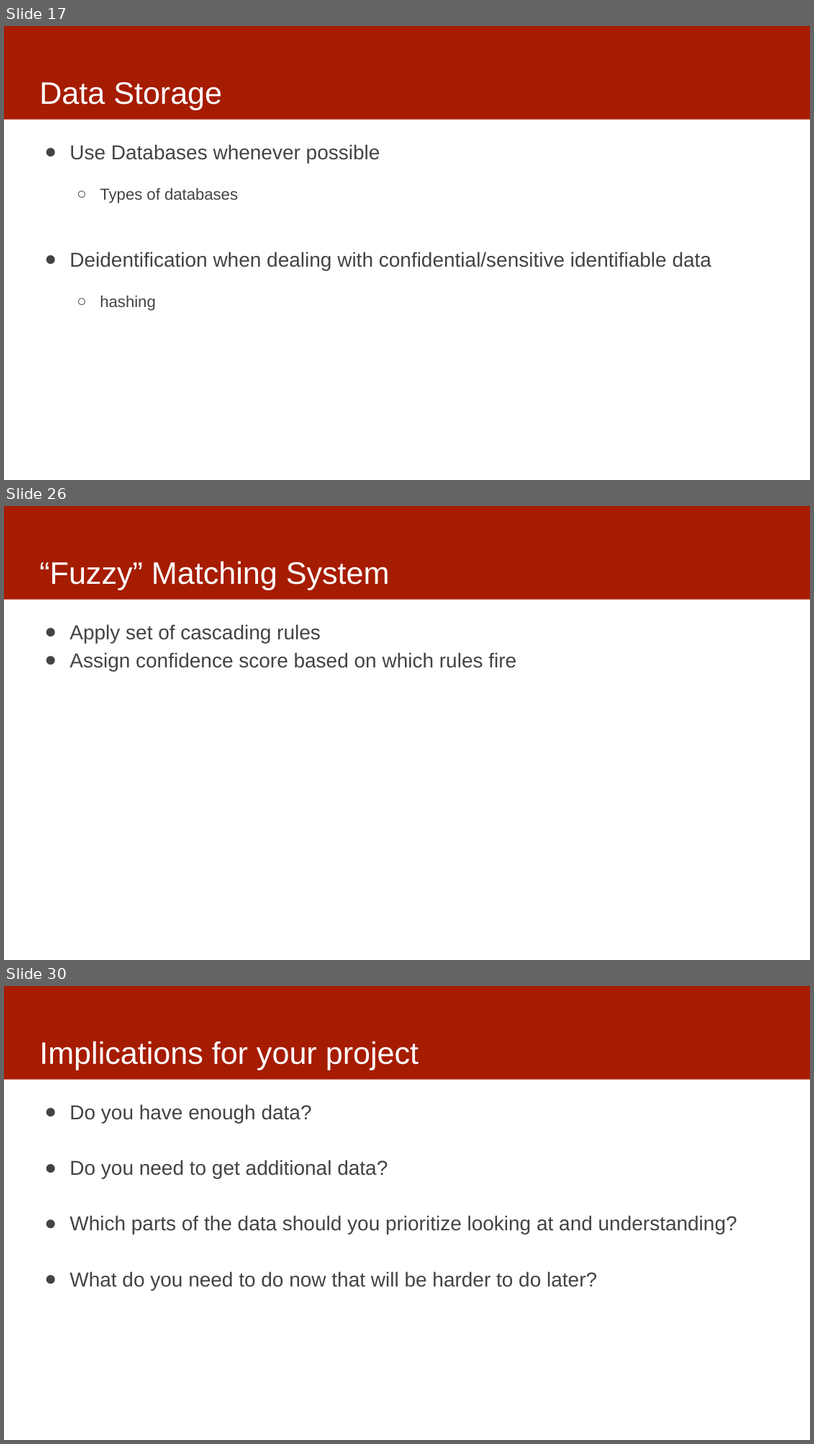
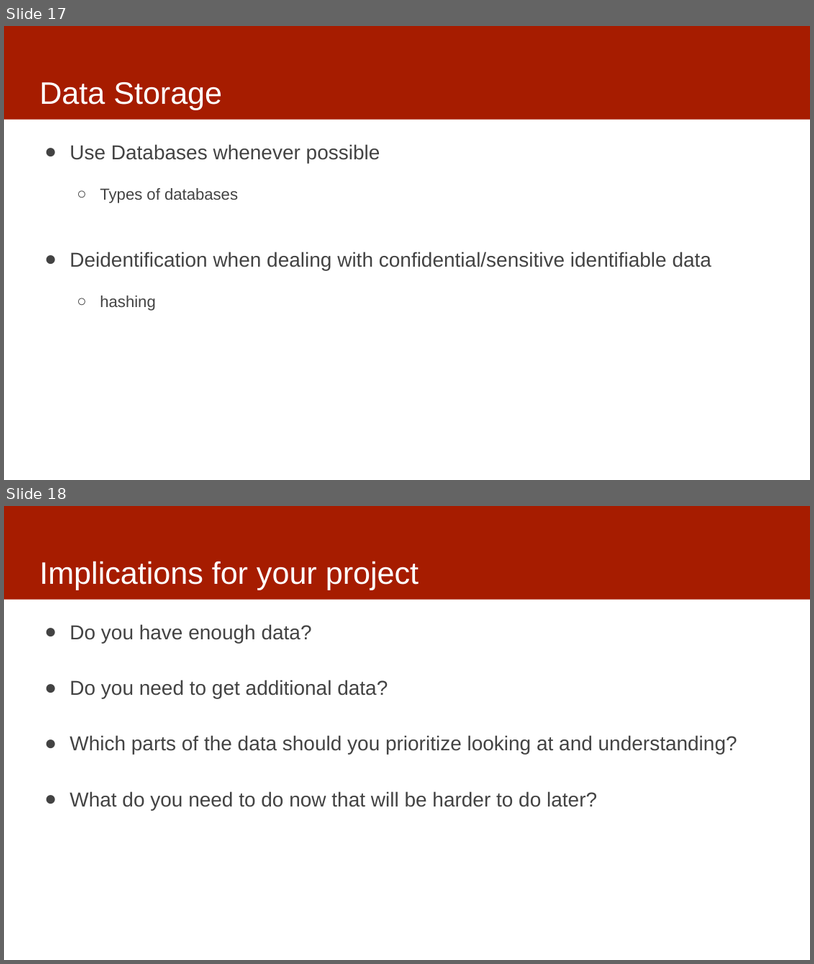
Before and after one commit to dssg/mlforpublicpolicylab, a slide deck: Lectures/04-data.pptx. Shown one above the other, each under a label of ours: slides 17, 26 and 30 before the commit, slides 17 and 18 after it; the slides between them are not shown. The pictures are 814x1444 and 814x964 pixels, drawn with LibreOffice and Linux fonts; fonts in the diff are those of the drawing. Boxes give left, top, right and bottom in pixels: in the first picture for what was removed or moved away, otherwise in the second. Text is boxed around its words. In the diff, an @@ line names an element or a change of style, - is before the commit and + after.

```diff
--- a/Lectures/04-data.pptx
+++ b/Lectures/04-data.pptx
@@ slide 26 removed at (4, 506, 810, 960), background #FFFFFF; not listed: 1 template element that a slide beside it also shows @@
@@ title removed at (39, 561, 390, 590) @@
-“Fuzzy” Matching System
@@ text removed at (70, 624, 517, 671) @@
-● Apply set of cascading rules
-● Assign confidence score based on which rules fire
@@ what was slide 30 is now slide 18 @@
```
Also in this commit, not shown: 1 slide changed, 11 other slides removed, 2 other files.
